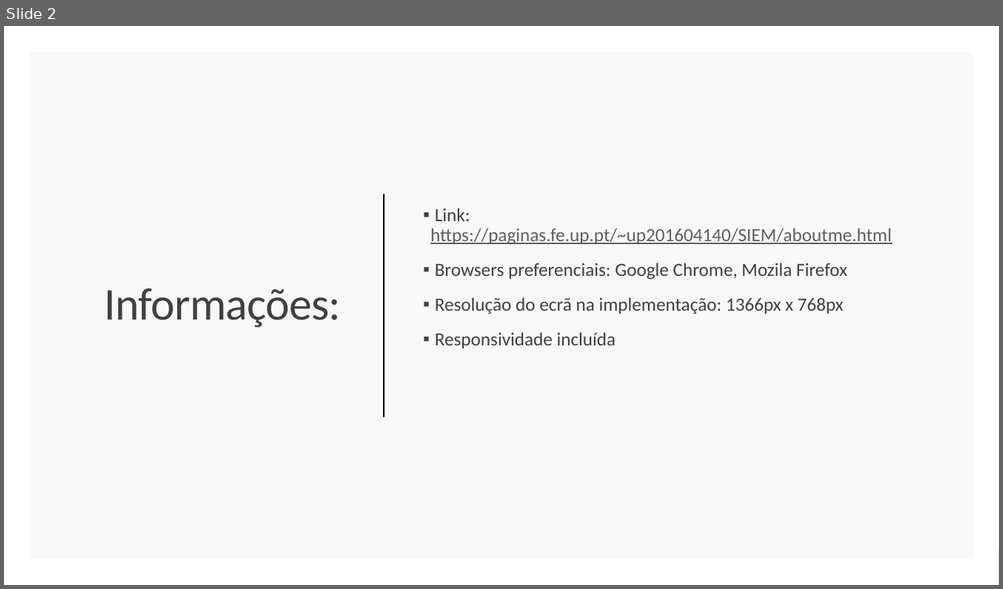
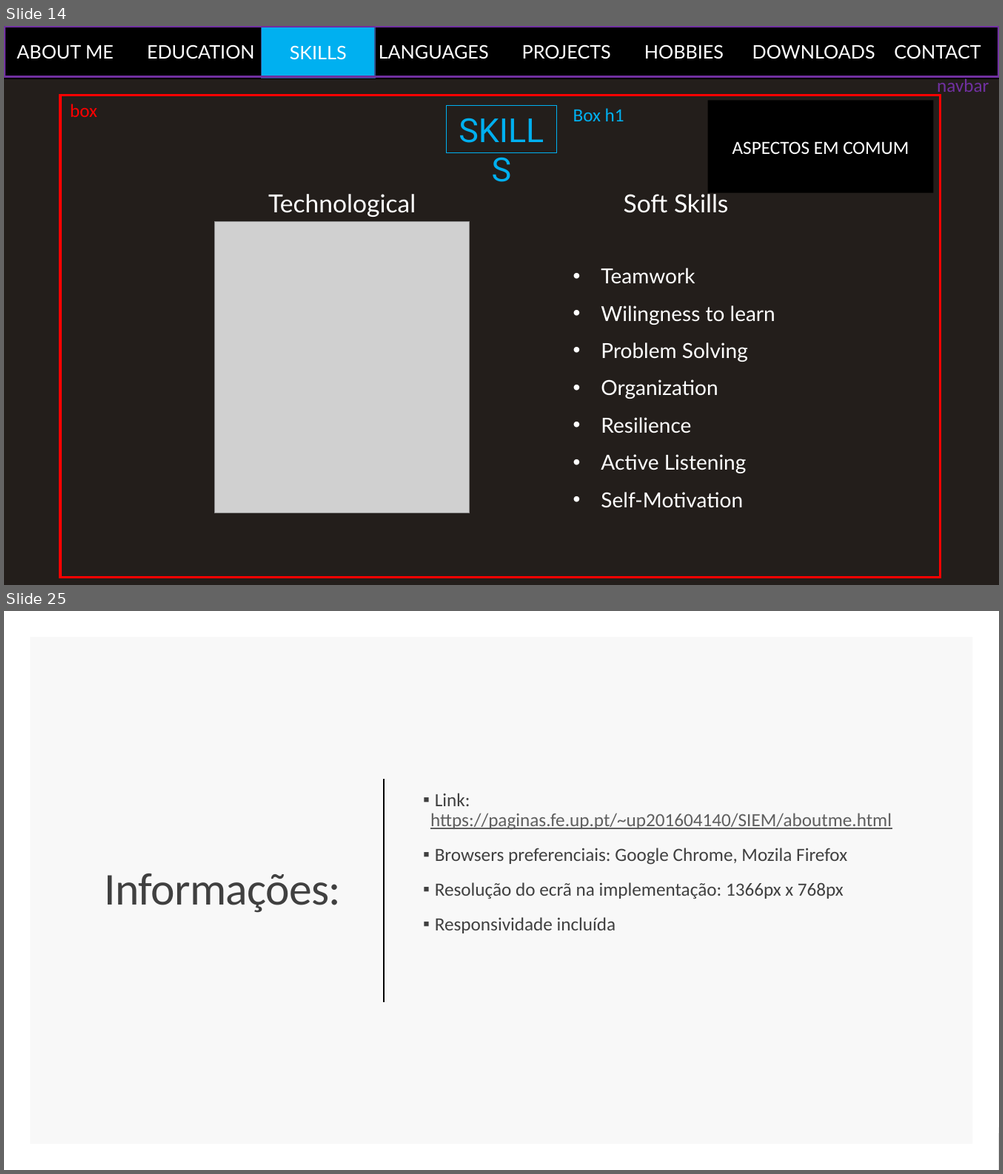
Before and after one commit to GoncaloMartins10/MyFirstHTML, a slide deck: dl/mockup.pptx. Shown one above the other, each under a label of ours: slide 2 before the commit, slides 14 and 25 after it; the slides between them are not shown. The pictures are 1003x589 and 1003x1174 pixels, drawn with LibreOffice and Linux fonts; fonts in the diff are those of the drawing; grey boxes stand for pictures. Boxes give left, top, right and bottom in pixels: in the first picture for what was removed or moved away, otherwise in the second. Text is boxed around its words. In the diff, an @@ line names an element or a change of style, - is before the commit and + after.

```diff
--- a/dl/mockup.pptx
+++ b/dl/mockup.pptx
@@ slide 14 added at <box>4,26,999,585</box>, background #231E1B @@
@@ rectangle added at <box>4,26,999,79</box>, fill #000000, 18 pt, text #FFFFFF @@
+ABOUT ME EDUCATION SKILLS LANGUAGES PROJECTS HOBBIES DOWNLOADS CONTACT
@@ rectangle added at <box>4,27,999,77</box>, outline #7030A0 2.25 pt @@
@@ rectangle added at <box>262,27,375,79</box>, fill #00B0F0, outline #325491 1 pt, 18 pt, text #FFFFFF @@
+SKILLS
@@ text added at <box>936,77,988,97</box>, 18 pt, text #7030A0 @@
+navbar
@@ rectangle added at <box>60,96,939,578</box>, outline #FF0000 2.25 pt @@
@@ text added at <box>70,104,97,117</box>, 18 pt, text #FF0000 @@
+box
@@ rectangle added at <box>447,106,557,153</box>, outline #00B0F0 0.75 pt, 32 pt, text #00B0F0 @@
+SKILLS
@@ text added at <box>573,108,624,121</box>, 18 pt, text #00B0F0 @@
+Box h1
@@ rectangle added at <box>708,101,933,193</box>, fill #000000, 18 pt, text #FFFFFF @@
+ASPECTOS EM COMUM
@@ text added at <box>268,194,415,217</box>, 24 pt, text #FFFFFF @@
+Technological
@@ text added at <box>623,194,728,213</box>, 24 pt, text #FFFFFF @@
+Soft Skills
@@ picture added at <box>214,222,469,514</box> @@
@@ text added at <box>600,268,775,508</box>, 20 pt, text #FFFFFF @@
+• Teamwork
+• Wilingness to learn
+• Problem Solving
+• Organization
+• Resilience
+• Active Listening
+• Self-Motivation
@@ what was slide 2 is now slide 25 @@
```
Also in this commit, not shown: 22 other slides added, 2 other files.
